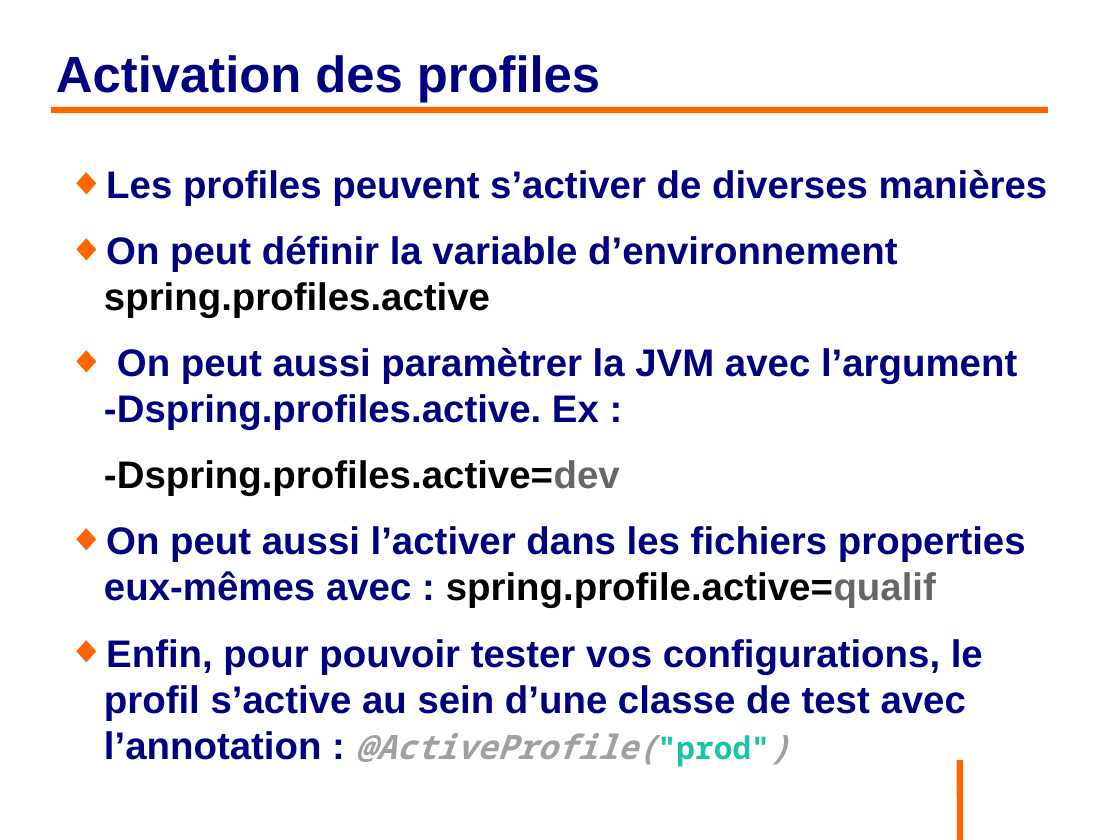
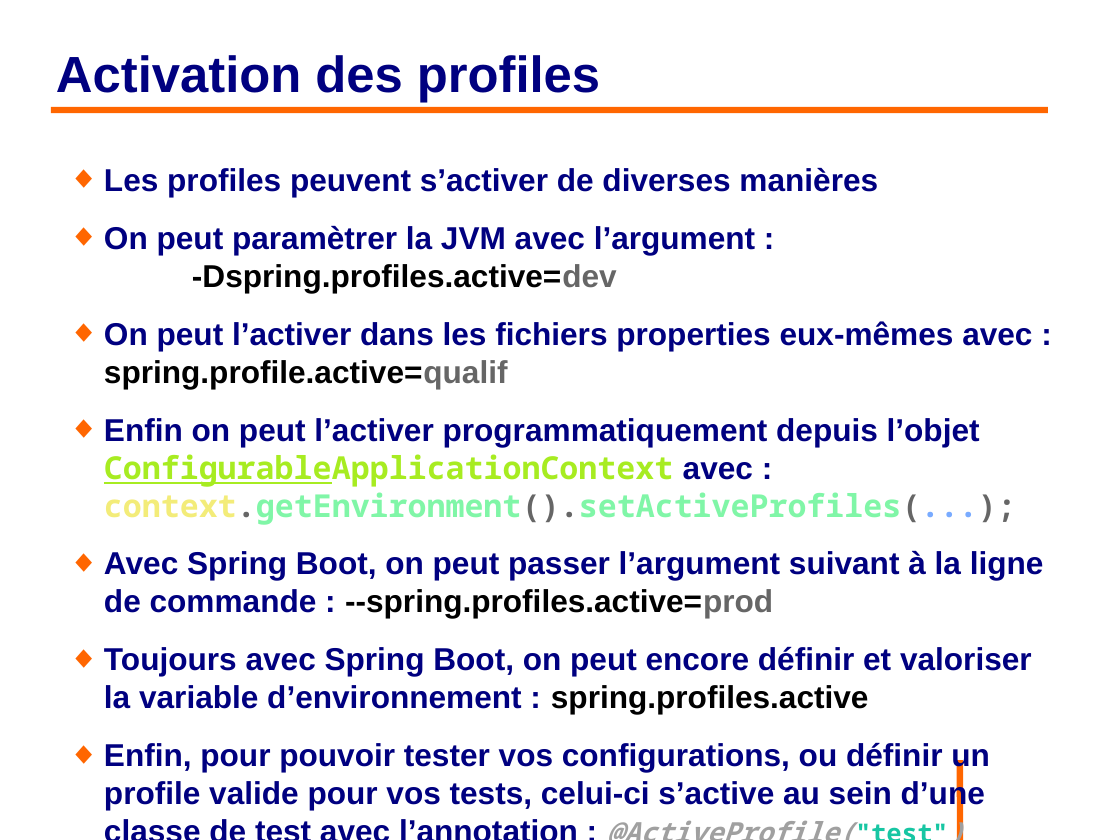
Before and after one commit to philphils/formation-spring, a slide deck: slide 15 of Documentation/diapo_formation_spring_property.odp. Drawn at 1120x840 pixels with LibreOffice and Linux fonts; fonts in the diff are those of the drawing; background and template pictures are left out. Boxes give left, top, right and bottom in pixels: in the first picture for what was removed or moved away, otherwise in the second. Text is boxed around its words. In the diff, an @@ line names an element or a change of style, - is before the commit and + after.

Commit message:
Fin modif activation

```diff
--- a/Documentation/diapo_formation_spring_property.odp
+++ b/Documentation/diapo_formation_spring_property.odp
@@ text at bbox=[104, 167, 878, 197]: size 27.2 to 22.4 pt in "Les profiles peuvent s’activer de diverses manières" @@
@@ text at bbox=[104, 225, 1044, 810]: text changed; size 27.2 to 22.4 pt @@
-◆ On peut définir la variable d’environnement spring.profiles.active
-◆ On peut aussi paramètrer la JVM avec l’argument -Dspring.profiles.active. Ex :
--Dspring.profiles.active=dev
-◆ On peut aussi l’activer dans les fichiers properties eux-mêmes avec : spring.profile.active=qualif
-◆ Enfin, pour pouvoir tester vos configurations, le profil s’active au sein d’une classe de test avec l’annotation : @ActiveProfile("prod")
+◆ On peut paramètrer la JVM avec l’argument : -Dspring.profiles.active=dev
+◆ On peut l’activer dans les fichiers properties eux-mêmes avec : spring.profile.active=qualif
+◆ Enfin on peut l’activer programmatiquement depuis l’objet ConfigurableApplicationContext avec : context.getEnvironment().setActiveProfiles(...);
+◆ Avec Spring Boot, on peut passer l’argument suivant à la ligne de commande : --spring.profiles.active=prod
+◆ Toujours avec Spring Boot, on peut encore définir et valoriser la variable d’environnement : spring.profiles.active
+◆ Enfin, pour pouvoir tester vos configurations, ou définir un profile valide pour vos tests, celui-ci s’active au sein d’une classe de test avec l’annotation : @ActiveProfile("test")
```
